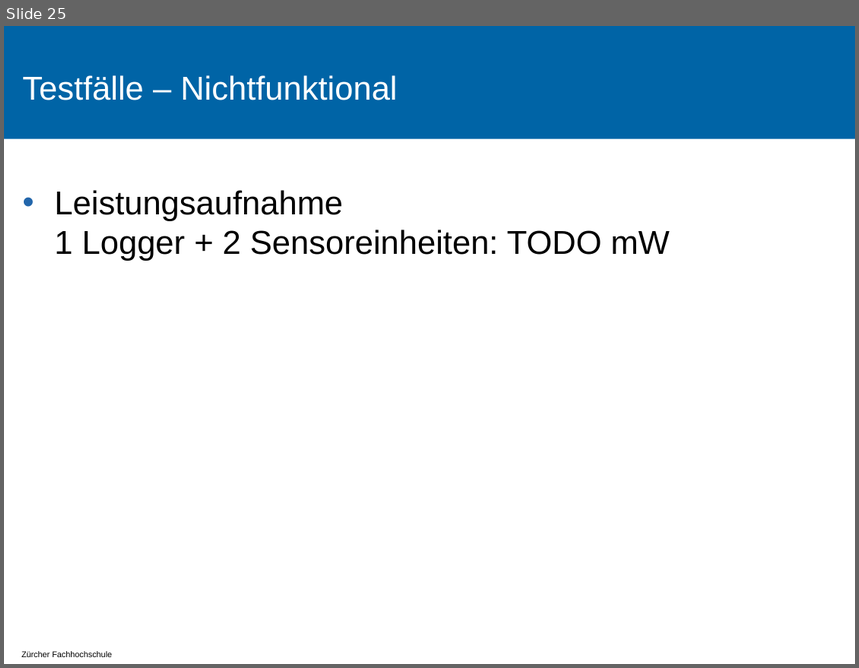
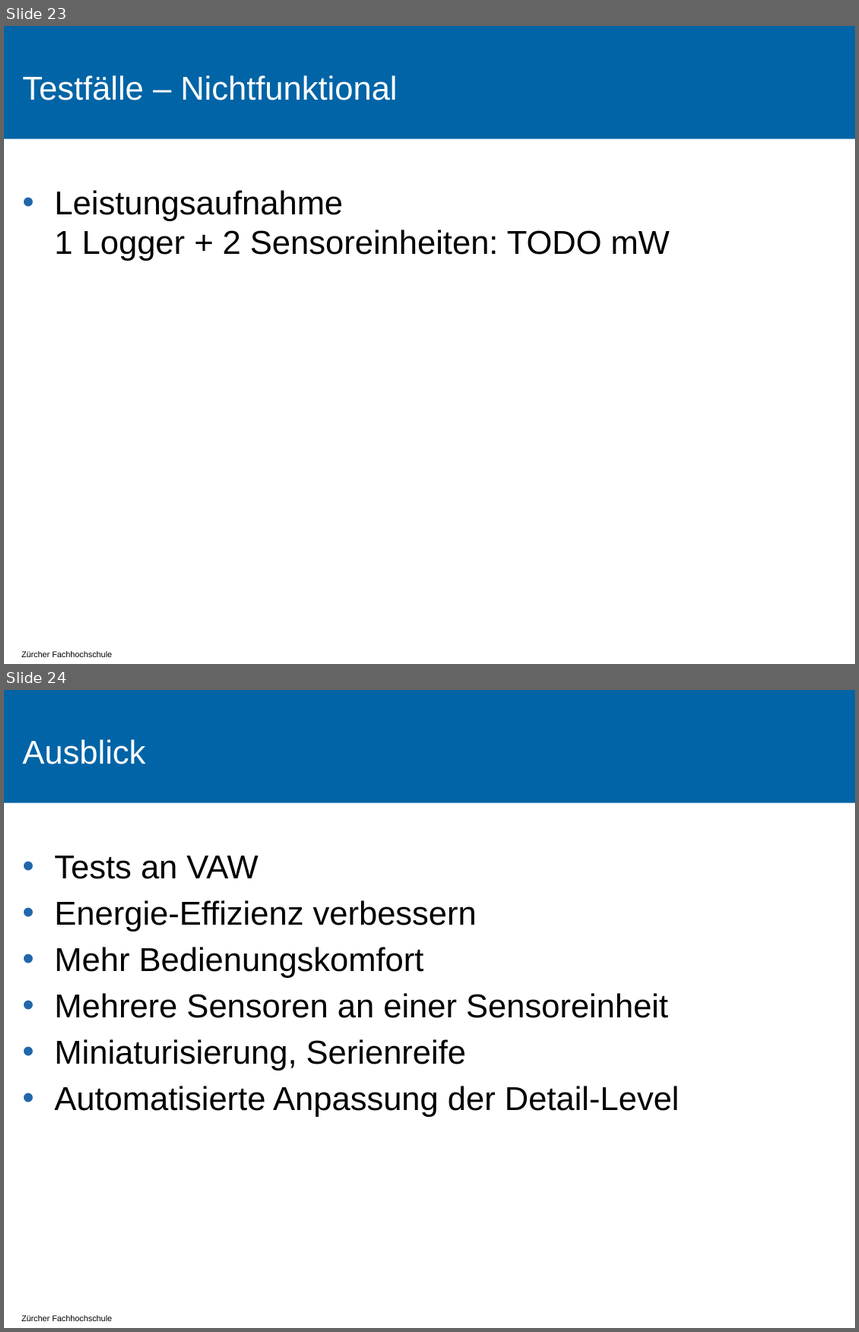
Before and after one commit to tokeller/WeKeBA, a slide deck: 9001_Praesentation/Praesentation.pptx. Shown one above the other, each under a label of ours: slide 25 before the commit, slides 23 and 24 after it. The pictures are 859x668 and 859x1332 pixels, drawn with LibreOffice and Linux fonts; fonts in the diff are those of the drawing; background and template pictures are left out. Boxes give left, top, right and bottom in pixels: in the first picture for what was removed or moved away, otherwise in the second. Text is boxed around its words. In the diff, an @@ line names an element or a change of style, - is before the commit and + after.

```diff
--- a/9001_Praesentation/Praesentation.pptx
+++ b/9001_Praesentation/Praesentation.pptx
@@ slide 24 added at box(4, 690, 855, 1328), background #FFFFFF; not listed: 2 template elements that a slide beside it also shows @@
@@ title added at box(22, 739, 145, 764), 28 pt, text #FFFFFF @@
+Ausblick
@@ text added at box(54, 856, 680, 1117), 28 pt, text #000000 @@
+• Tests an VAW
+• Energie-Effizienz verbessern
+• Mehr Bedienungskomfort
+• Mehrere Sensoren an einer Sensoreinheit
+• Miniaturisierung, Serienreife
+• Automatisierte Anpassung der Detail-Level
@@ what was slide 25 is now slide 23 @@
```
Also in this commit, not shown: 13 slides changed, 2 slides removed, 3 other files.
